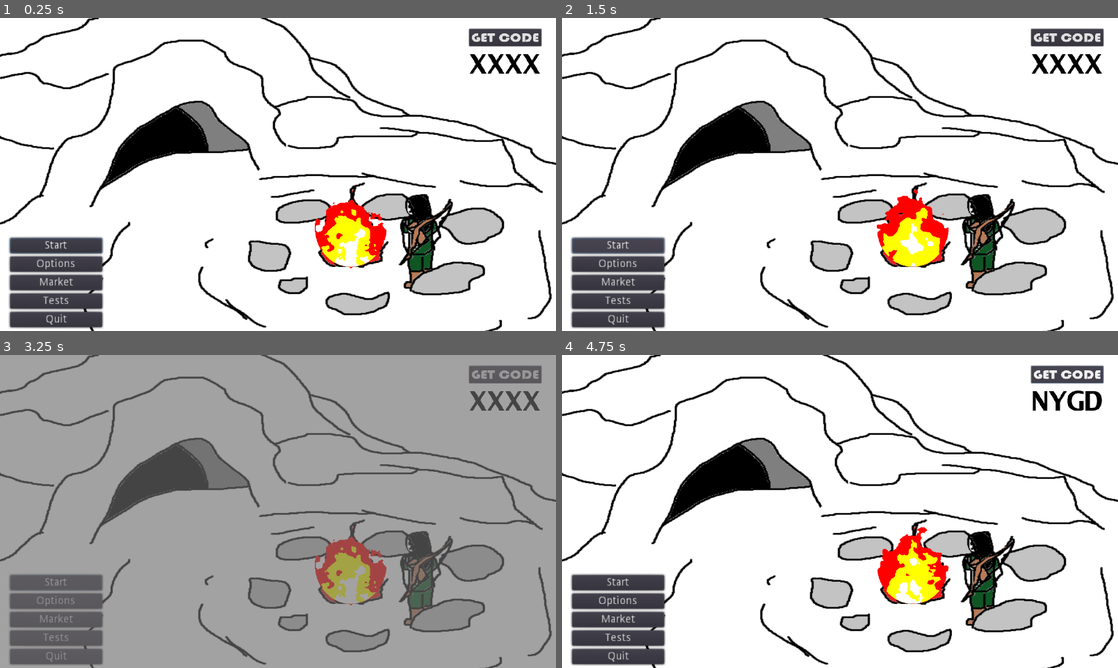
Above: before the commit, frames 1-4 (two rows, left to right).
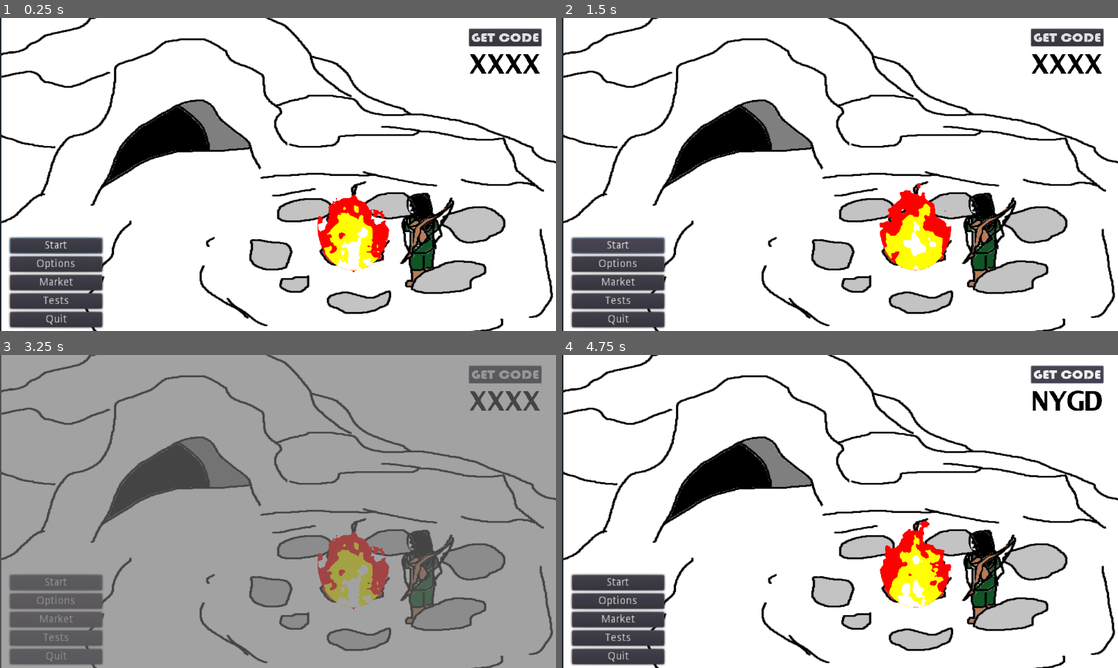
Above: after the commit, the same moments.

Repository: rwyndrum4/MENDAX
Game: Godot game, scene res://Scenes/mainMenu/mainMenu.tscn
Same seed, same stepped clock (60 frames per second), same inputs: the game is played once before the commit and once after it.
Inputs:
- Up to frame 1 (0.25 s): no input
- Up to frame 2 (1.5 s): click "Start" at 0.5 s; click "Start" at 1.25 s
- Up to frame 3 (3.25 s): click "Market" at 2 s; click "<<" at 2.75 s
- Up to frame 4 (4.75 s): click "Tests" at 3.5 s; click "GET CODE" at 4.25 s

The runs differ from the first frame. In frame 1, 9.6% of the frame differs, in the area x 0-100%, y 0-100%; in frame 2, 9.5%; in frame 3, 7.6%; in frame 4, 9.6%.

Commit message:
Anchored fire and added comments fire bug still exists in full screen

Diff:
--- a/game/Scenes/mainMenu/mainMenu.tscn
+++ b/game/Scenes/mainMenu/mainMenu.tscn
@@ -20,15 +20,25 @@
 
 [sub_resource type="Shader" id=4]
 resource_local_to_scene = true
-code = "shader_type canvas_item;
+code = "/*Code created: 9/18/2022
+By:Mohit Garg
+Date Revised:Mohit Garg
+
+//Description:Creates Fire Shader
+
+*/
+shader_type canvas_item;
 
 uniform sampler2D noise;//noise gives fire dynamical structure
+
+
 /*
 @pre None
 @post Ansimated Fire appears on the main menu
 @param none
 @return none
 */
+//known bugs: currently fire is not anchored correctly in full screen
 void fragment(){
 	vec4 base=texture(TEXTURE,UV);//creates base
 	vec4 n= texture(noise,vec2(UV.x,UV.y+TIME));//creates noise vector y+Time helps fire move vertically
@@ -63,8 +73,10 @@
 [node name="TextureRect" type="TextureRect" parent="."]
 anchor_right = 1.0
 anchor_bottom = 1.0
-margin_right = -336.0
-margin_bottom = -85.0
+margin_left = 3.0
+margin_top = -3.0
+margin_right = -333.0
+margin_bottom = -88.0
 rect_scale = Vector2( 1.31642, 1.08664 )
 texture = ExtResource( 4 )
 stretch_mode = 1
@@ -139,10 +151,21 @@
 
 [node name="SettingsMenu" parent="." instance=ExtResource( 5 )]
 
-[node name="Fire5" type="Sprite" parent="."]
+[node name="HBoxContainer" type="HBoxContainer" parent="."]
+anchor_left = 0.608
+anchor_top = 0.553
+anchor_right = 0.623
+anchor_bottom = 0.553
+margin_left = -107.64
+margin_top = -80.81
+margin_right = 67.41
+margin_bottom = 156.19
+alignment = 1
+
+[node name="Fire5" type="Sprite" parent="HBoxContainer"]
 material = SubResource( 6 )
-position = Vector2( 807, 484 )
-scale = Vector2( 0.40332, 0.37793 )
+position = Vector2( 112, 135.84 )
+scale = Vector2( 0.40332, 0.425781 )
 texture = ExtResource( 6 )
 
 [node name="fpsLabel" parent="." instance=ExtResource( 7 )]
--- a/game/project.godot
+++ b/game/project.godot
@@ -31,6 +31,7 @@
 
 window/size/width=1280
 window/size/height=720
+window/stretch/aspect="keep"
 
 [global]
 
